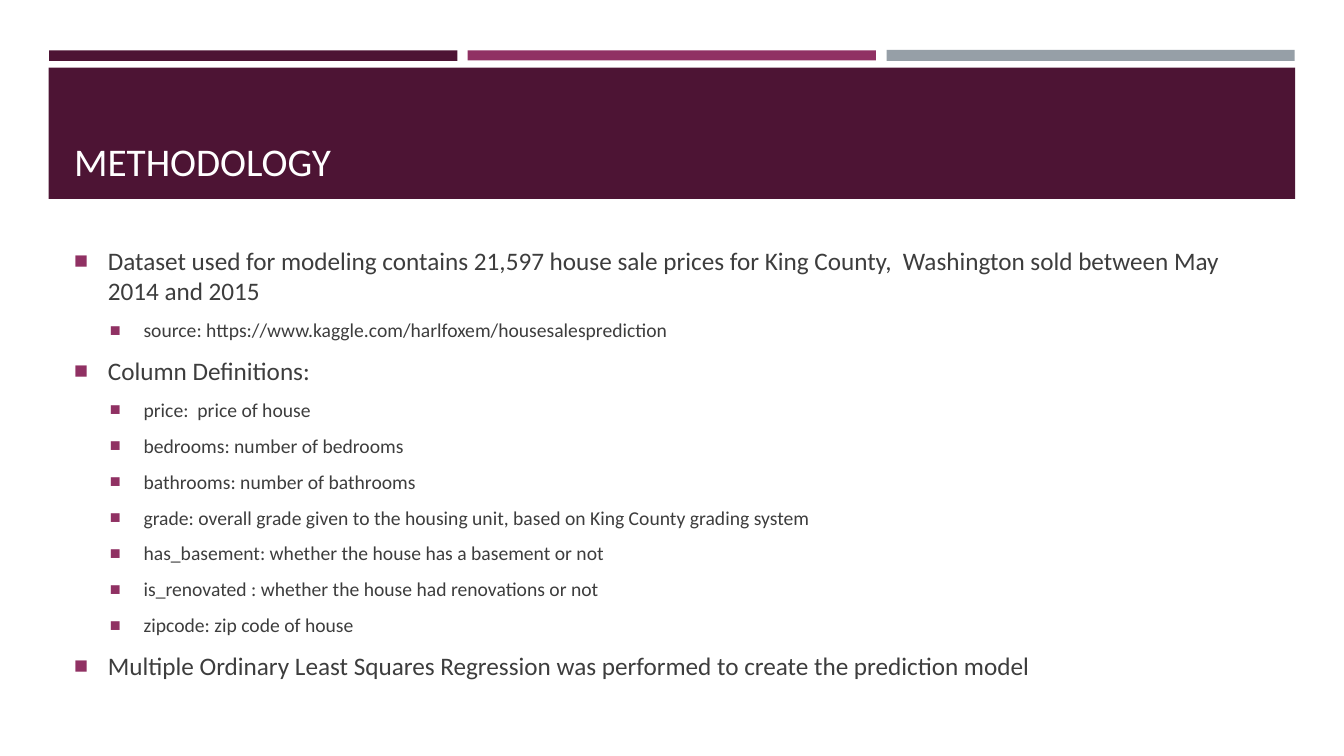
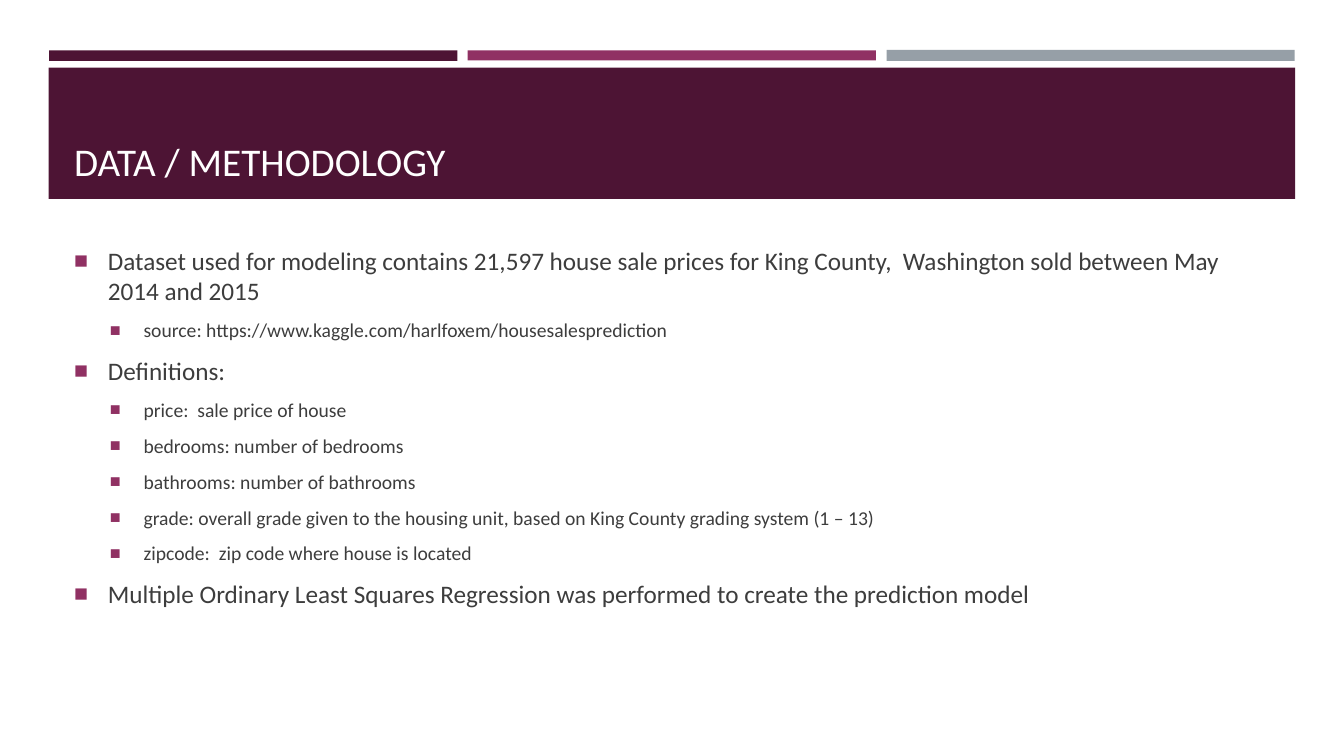
Before and after one commit to sabinabains/dsc-phase-2-project, a slide deck: slide 3 of Phase 2 Project - Sabina Bains - 1.19.22 .pptx. Drawn at 1344x756 pixels with LibreOffice and Linux fonts; fonts in the diff are those of the drawing. Boxes give left, top, right and bottom in pixels: in the first picture for what was removed or moved away, otherwise in the second. Text is boxed around its words. In the diff, an @@ line names an element or a change of style, - is before the commit and + after.

```diff
--- a/Phase 2 Project - Sabina Bains - 1.19.22 .pptx
+++ b/Phase 2 Project - Sabina Bains - 1.19.22 .pptx
@@ title at box(74, 150, 446, 177): text changed @@
-METHODOLOGY
+DATA / METHODOLOGY
@@ text at box(108, 362, 346, 420): text changed; size 18 to 14 pt @@
-■ Column Definitions:
-  ■ price: price of house
+■ Definitions:
+  ■ price: sale price of house
@@ text at box(144, 511, 874, 563): text changed @@
-  ■ grade: overall grade given to the housing unit, based on King County grading system
-  ■ has_basement: whether the house has a basement or not
-  ■ is_renovated : whether the house had renovations or not
-  ■ zipcode: zip code of house
+  ■ grade: overall grade given to the housing unit, based on King County grading system (1 – 13)
+  ■ zipcode: zip code where house is located
```
Also in this commit, not shown: 4 other slides changed, 3 slides added, 2 other files.
